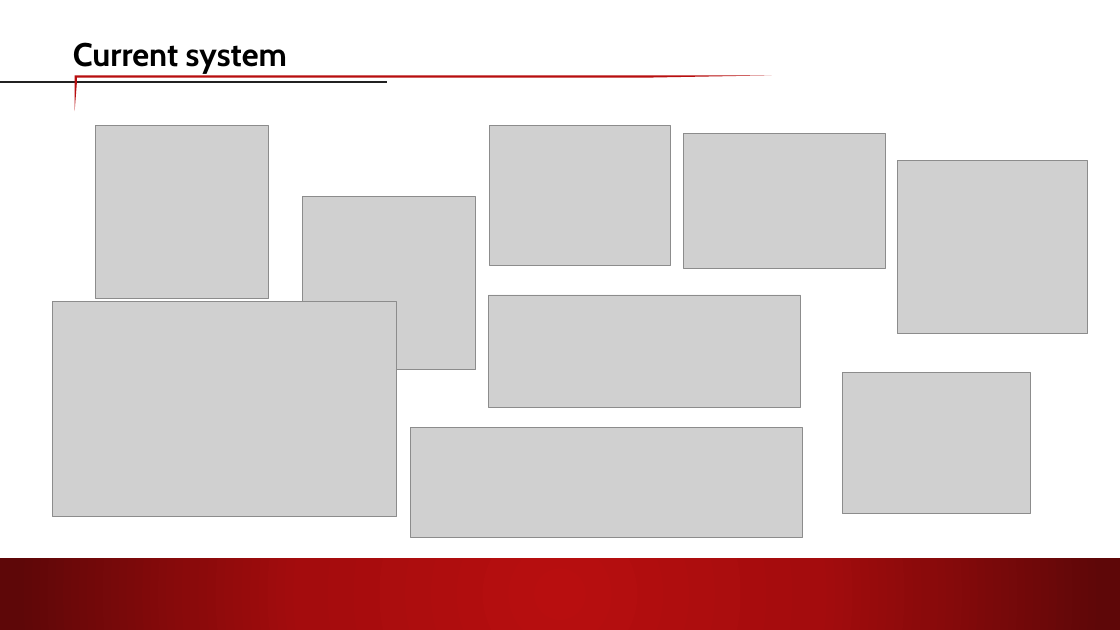
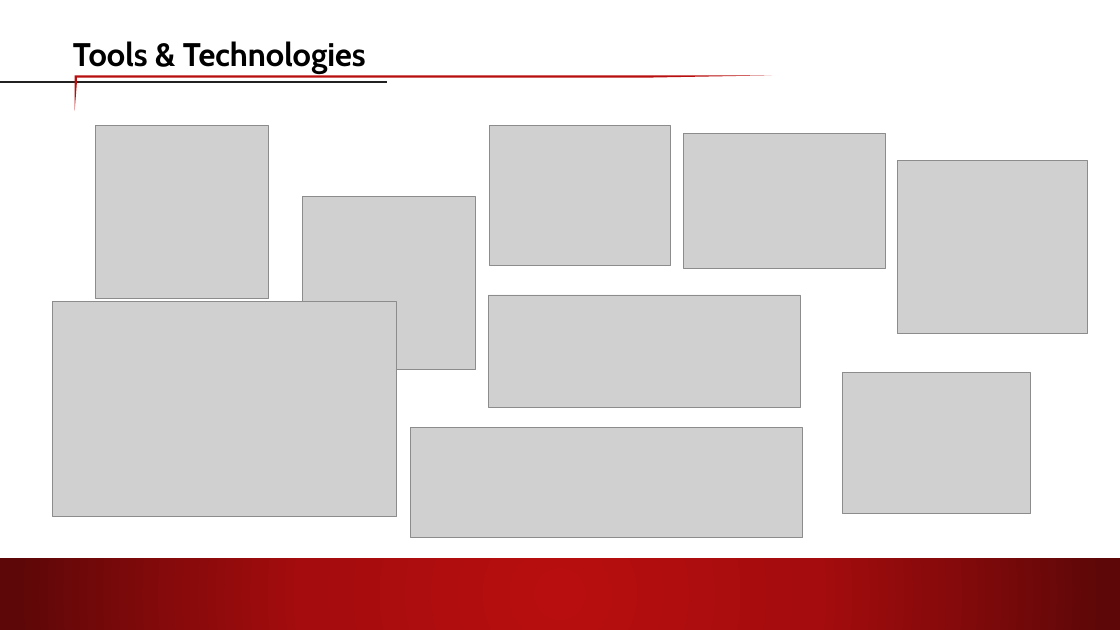
Before and after one commit to lighting92/football-pitches-booking, a slide deck: slide 8 of Material/ThinhND/FPB_CP_Presentation.pptx. Drawn at 1120x630 pixels with LibreOffice and Linux fonts; fonts in the diff are those of the drawing; grey boxes stand for pictures; background and template pictures are left out. Boxes give left, top, right and bottom in pixels: in the first picture for what was removed or moved away, otherwise in the second. Text is boxed around its words. In the diff, an @@ line names an element or a change of style, - is before the commit and + after.

```diff
--- a/Material/ThinhND/FPB_CP_Presentation.pptx
+++ b/Material/ThinhND/FPB_CP_Presentation.pptx
@@ text at (73, 41, 366, 74): text changed @@
-Current system
+Tools & Technologies
```
Also in this commit, not shown: 1 other slide changed, 1 other file.
